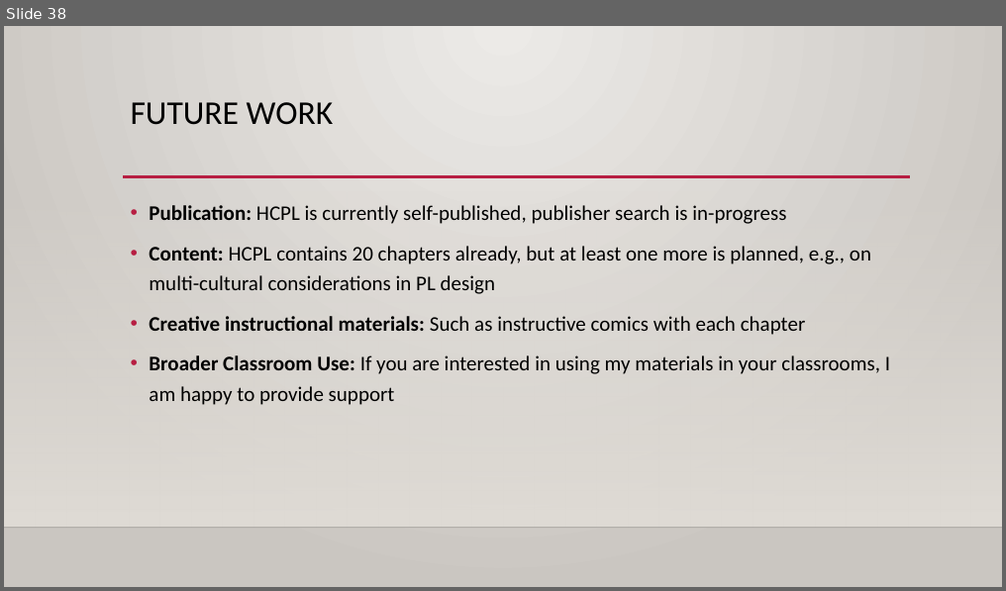
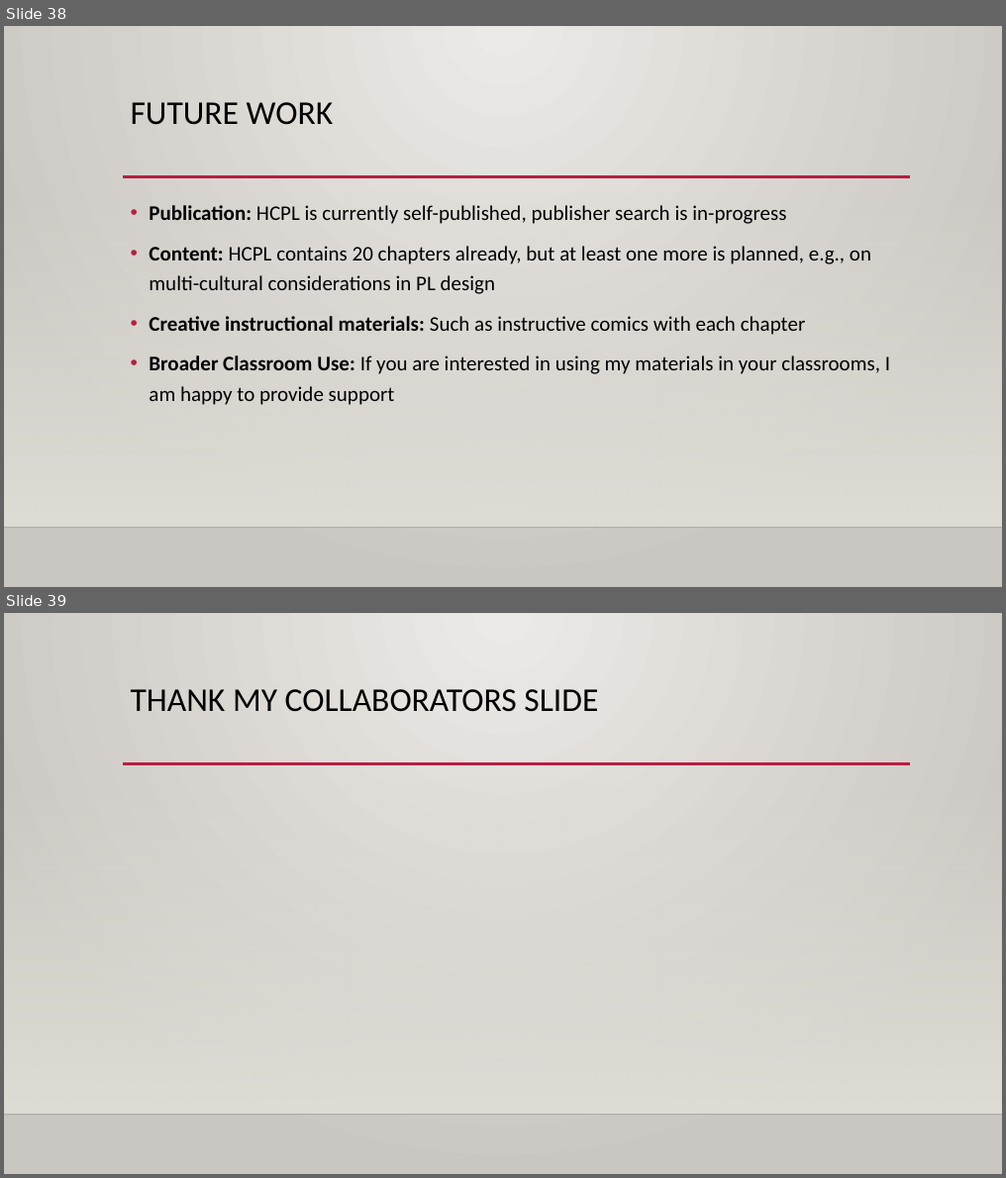
Before and after one commit to rbohrer/pl-course, a slide deck: hcpl/tfpie24.pptx. Shown one above the other, each under a label of ours: slide 38 before the commit, slides 38 and 39 after it. The pictures are 1006x591 and 1006x1178 pixels, drawn with LibreOffice and Linux fonts; fonts in the diff are those of the drawing; background and template pictures are left out. Boxes give left, top, right and bottom in pixels: in the first picture for what was removed or moved away, otherwise in the second. Text is boxed around its words. In the diff, an @@ line names an element or a change of style, - is before the commit and + after.

```diff
--- a/hcpl/tfpie24.pptx
+++ b/hcpl/tfpie24.pptx
@@ slide 39 added at box(4, 613, 1002, 1174), background gradient #ECEAE7 to #CAC7C1; not listed: 3 template elements that a slide beside it also shows @@
@@ title added at box(131, 689, 598, 712), 32 pt, text #000000 @@
+THANK MY COLLABORATORS SLIDE
```
